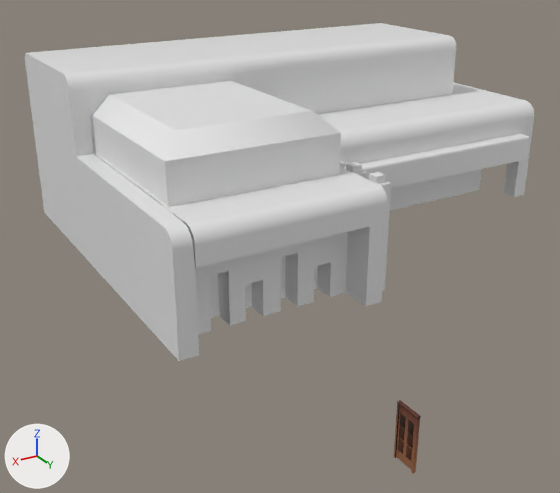
What one commit did to the Blender file FachadaConsultorio.blend.
Before and after are seen from a camera (50 mm lens) standing at (55.7, 117.7, 61.1) and looking at (-13.1, 3.0, 3.7). Lighting does not change. The marker at lower left points along +X, +Y and +Z.

In view in the first picture: 'Cube.001', 'Cubo.002', 'hospital.3.0_Cuerpo 03', 'hospital.3.0_Cuerpo 03.001', 'hospital.3.0_Cuerpo 03.002', 'hospital.3.0_Cuerpo 03.004', 'hospital.3.0_Cuerpo 03.006'.
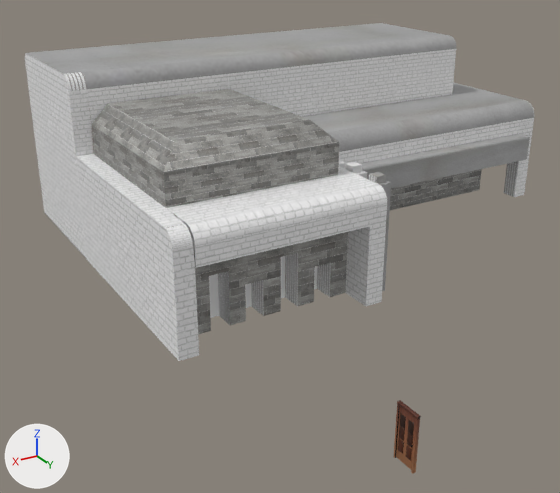
Where the newer file only moved an object's origin or applied its transform, the numbers keep the older frame.

The edits, one by one:
Picture 'FachadaTexture1.png' (img_fachadatexture1_png) is new.
Picture 'FachadaTexrture2.png' (img_fachadatexrture2_png) is new.
Material 'Fachada2' (mat_fachada2) is new.
Its texture is img_fachadatexture1_png.
Material 'FachadaIzq' (mat_fachadaizq) is new.
Its texture is img_fachadatexrture2_png.
me_hospital_3_0_cuerpo_03_007 is used by ob_hospital_3_0_cuerpo_03; location (-44.3, -0.1, 13.7); rotation (0.0, 0.0, -1.571), in degrees (0, 0, -90); scale (1.37, 1.37, 1.37).
Verts and faces of me_hospital_3_0_cuerpo_03_007; kept vertices keep their numbers, new ones are numbered from 902.
Before the commit, vertices of me_hospital_3_0_cuerpo_03_007: 8 (-16.1, 15.3, 4.6) at pixel (391, 182), 9 (-13.7, 15.3, 4.6), 13 (-16.1, 15.3, -9.8) at pixel (384, 290), 15 (-13.7, 15.3, -9.8).
me_hospital_3_0_cuerpo_03_007 had 902 vertices, 409 faces and spanned x -18.5..34.3, y -27.9..45.0, z -9.8..15.6.
me_hospital_3_0_cuerpo_03_007 now has 902 vertices, 409 faces and spans x -18.5..34.3, y -27.9..45.0, z -9.9..15.6.
Part 1, on me_hospital_3_0_cuerpo_03_007:
Vertex 8 moves to (-16.1, 15.3, 4.7), pixel (391, 182).
Vertex 9 moves to (-13.7, 15.3, 4.7).
Vertex 13 moves to (-16.1, 15.3, -9.9), pixel (384, 290).
Vertex 15 moves to (-13.7, 15.3, -9.9).
Part 2, on me_hospital_3_0_cuerpo_03_007:
5 faces are deleted.
5 new faces join them, mat_fachadaizq (picture img_fachadatexrture2_png).
me_hospital_3_0_cuerpo_03_007 part 3: 206 kept faces spanning x -18.5..34.3, y -27.9..45.0, z -9.9..15.6 get new texture (UV) coordinates.
me_hospital_3_0_cuerpo_03_007 part 4: 14 faces spanning x -16.1..-11.3, y 15.3..39.1, z -9.9..5.5 switch from mat_default_obj_001 (white #e7e7e7) to mat_fachadaizq (picture img_fachadatexrture2_png).
me_hospital_3_0_cuerpo_03_007 part 5: 61 faces spanning x -18.5..34.3, y -20.7..45.0, z -9.8..15.6 switch from mat_default_obj_002 (white #e7e7e7) to mat_fachadaizq (picture img_fachadatexrture2_png).
me_hospital_3_0_cuerpo_03_007 part 6: 293 faces spanning x -1.2..27.1, y -27.9..17.7, z -9.8..6.0 switch from mat_default_obj_010 (white #e7e7e7) to mat_fachadaizq (picture img_fachadatexrture2_png).
me_hospital_3_0_cuerpo_03_009 has 20 vertices, 1 face and spans x -14.1, y 20.1..42.6, z -9.8..0.7.
me_hospital_3_0_cuerpo_03_009 no longer uses material mat_default_obj_002 (white #e7e7e7).
me_hospital_3_0_cuerpo_03_009 now uses material mat_fachada2 (picture img_fachadatexture1_png).
me_hospital_3_0_cuerpo_03_011 has 10 vertices, 1 face and spans x 6.5, y -25.5..12.9, z -9.8..-2.6.
me_hospital_3_0_cuerpo_03_011 no longer uses material mat_default_obj_010 (white #e7e7e7).
me_hospital_3_0_cuerpo_03_011 now uses material mat_fachada2 (picture img_fachadatexture1_png).
me_hospital_3_0_cuerpo_03_013 has 12 vertices, 9 faces and spans x -12.4..11.3, y 21.3..44.1, z -4.7..3.4.
me_hospital_3_0_cuerpo_03_013 is used by ob_hospital_3_0_cuerpo_03_006; location (-46.8, -1.7, 26.5); rotation (0.0, 0.0, -1.571), in degrees (0, 0, -90); scale (1.37, 1.37, 1.37).
me_hospital_3_0_cuerpo_03_013 no longer uses material mat_default_obj_014 (white #e7e7e7).
me_hospital_3_0_cuerpo_03_013 part 7: the whole mesh is moved by (0.0, -40.3, 0.0).
me_hospital_3_0_cuerpo_03_013 now uses material mat_fachada2 (picture img_fachadatexture1_png).
Object 'hospital.3.0_Cuerpo 03.006' (ob_hospital_3_0_cuerpo_03_006) moves from (-46.8, -1.7, 26.5) to (9.0, -1.6, 25.0).

Where the change shows, as pixel boxes [x1, y1, x2, y2] in the pictures (560 x 493 px; the box of a moved part takes in the faces that stretch with it):
'hospital.3.0_Cuerpo 03.006', recoloured, moved: before [93, 81, 341, 208]; after [92, 89, 339, 219]
'hospital.3.0_Cuerpo 03.002', recoloured: [195, 232, 348, 334] in both
'hospital.3.0_Cuerpo 03.004', recoloured: [390, 169, 482, 210] in both
part 1 of me_hospital_3_0_cuerpo_03_007, moved or reshaped: before [379, 181, 391, 291]; after [379, 180, 391, 291]
part 2 of me_hospital_3_0_cuerpo_03_007, moved or reshaped: before [318, 82, 523, 130]; after [302, 82, 523, 132]
part 3 of me_hospital_3_0_cuerpo_03_007, surface changed (white to grey): [338, 100, 534, 197] in both
part 4 of me_hospital_3_0_cuerpo_03_007, recoloured: [369, 172, 386, 184] in both
part 5 of me_hospital_3_0_cuerpo_03_007, recoloured (white to grey): [25, 23, 456, 325] in both
part 6 of me_hospital_3_0_cuerpo_03_007, recoloured: [363, 138, 529, 197] in both
